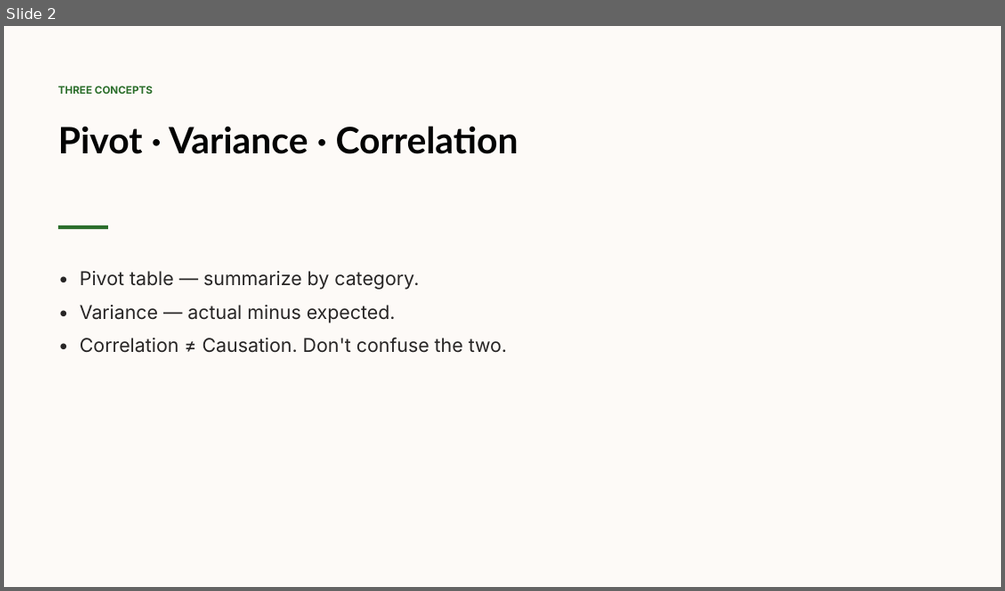
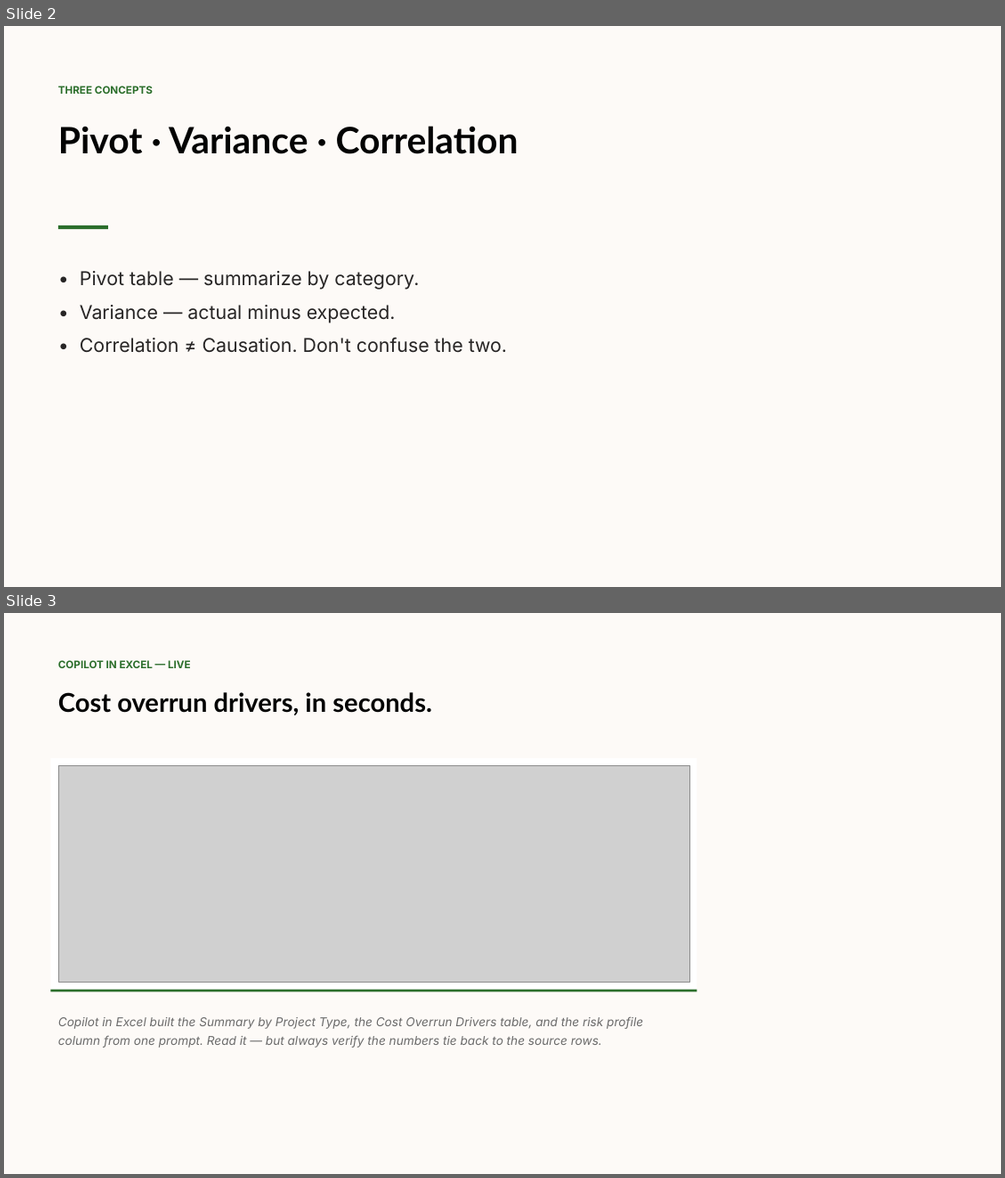
Before and after one commit to psun-jaycashman/cashman-ai-training, a slide deck: docs/video-scripts/slides/pptx/module-4/lesson-4-2-data-analysis.pptx. Shown one above the other, each under a label of ours: slide 2 before the commit, slides 2 and 3 after it. The pictures are 1005x591 and 1005x1178 pixels, drawn with LibreOffice and Linux fonts; fonts in the diff are those of the drawing; grey boxes stand for pictures. Boxes give left, top, right and bottom in pixels: in the first picture for what was removed or moved away, otherwise in the second. Text is boxed around its words. In the diff, an @@ line names an element or a change of style, - is before the commit and + after.

Commit message:
Add image-slide support and include slide assets
Implement image-led slides and include module-4 screenshot assets. Added add_image_slide (letterboxed image area, caption, avatar placeholder), enabled italic text in _add_text, and extended Slide dataclass with image/caption and new "image" kind. Updated DECKS to include image slides and adjusted some headlines/subheads. build_deck now accepts an assets_root, validates image paths, and routes image slides to the new renderer. Also added multiple PNG/JPEG assets and updated several PPTX files.

```diff
--- a/docs/video-scripts/slides/pptx/module-4/lesson-4-2-data-analysis.pptx
+++ b/docs/video-scripts/slides/pptx/module-4/lesson-4-2-data-analysis.pptx
@@ slide 3 added at [4, 613, 1001, 1174], background #FDFAF7 @@
@@ text added at [58, 660, 191, 668], 12 pt, text #2B6E2B, bold @@
+COPILOT IN EXCEL — LIVE
@@ text added at [58, 692, 432, 715], 30 pt, text #030303, bold @@
+Cost overrun drivers, in seconds.
@@ rectangle added at [50, 758, 696, 989], fill #FFFFFF @@
@@ picture added at [58, 766, 689, 981] @@
@@ rectangle added at [50, 989, 696, 992], fill #2B6E2B @@
@@ text added at [58, 1016, 643, 1047], 14 pt, text #6B6B6B, italic @@
+Copilot in Excel built the Summary by Project Type, the Cost Overrun Drivers table, and the risk profile column from one prompt. Read it — but always verify the numbers tie back to the source rows.
```
Also in this commit, not shown: 2 slides changed, 41 other files.
